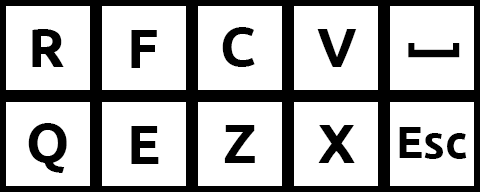
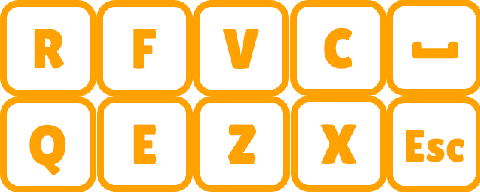
Before/after of a 480x192 layered artwork. What changed in the layer stack:
removed layer "Esc copy" over (x1=399, y1=127, x2=467, y2=159)
removed layer "Rectangle 1 copy 6" over (x1=384, y1=96, x2=480, y2=192)
removed layer "Rectangle 1 copy 4" over (x1=384, y1=0, x2=480, y2=96)
removed layer "X" over (x1=318, y1=125, x2=355, y2=163)
removed layer "Rectangle 1 copy 5" (1st of 4) over (x1=288, y1=96, x2=384, y2=192)
removed layer "Rectangle 1 copy 5" (2nd of 4) over (x1=192, y1=96, x2=288, y2=192)
removed layer "Rectangle 1 copy 5" (3rd of 4) over (x1=96, y1=96, x2=192, y2=192)
removed layer "Q" over (x1=28, y1=123, x2=67, y2=173)
removed layer "Rectangle 1 copy 5" (4th of 4) over (x1=0, y1=96, x2=96, y2=192)
removed layer "V" over (x1=317, y1=29, x2=357, y2=67)
removed layer "Rectangle 1 copy 3" over (x1=288, y1=0, x2=384, y2=96)
removed layer "Rectangle 1 copy 2" over (x1=192, y1=0, x2=288, y2=96)
removed layer "Rectangle 1 copy" over (x1=96, y1=0, x2=192, y2=96)
removed layer "Rectangle 1" over (x1=0, y1=0, x2=96, y2=96)
added layer "kQ" above "kF" over (x1=0, y1=96, x2=96, y2=192)
added layer "kF" above "kEscape" over (x1=96, y1=0, x2=193, y2=96)
added layer "kEscape" above "kC" over (x1=386, y1=96, x2=480, y2=192)
added layer "kC" above "kZ" over (x1=290, y1=0, x2=386, y2=96)
added layer "kZ" above "kE" over (x1=193, y1=96, x2=290, y2=192)
added layer "kE" above "kX" over (x1=97, y1=96, x2=193, y2=192)
added layer "kX" above "kV" over (x1=291, y1=96, x2=387, y2=192)
added layer "kV" above "kSpace" over (x1=193, y1=0, x2=289, y2=96)
added layer "kSpace" above "kR" over (x1=386, y1=0, x2=480, y2=96)
added layer "kR" over (x1=0, y1=0, x2=96, y2=96)
…and 6 more changes (6 removed)
